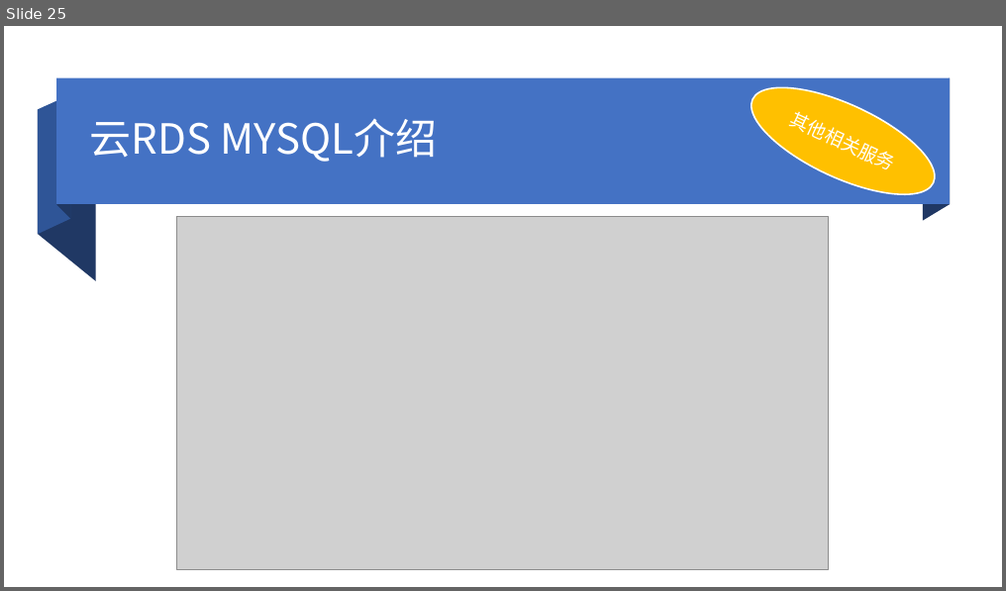
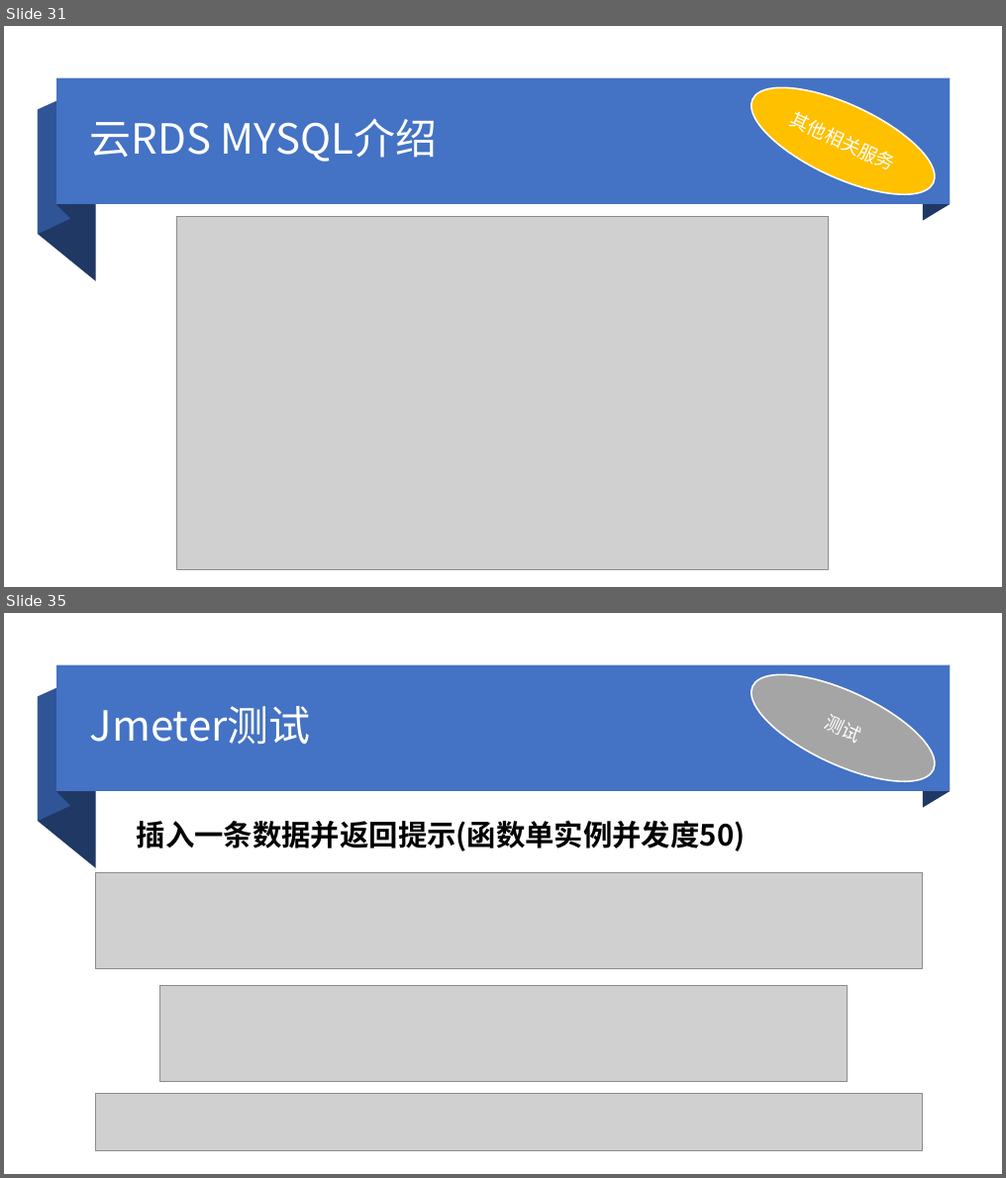
Before and after one commit to wangqisong/fc, a slide deck: doc/阿里云函数计算.pptx. Shown one above the other, each under a label of ours: slide 25 before the commit, slides 31 and 35 after it; the slides between them are not shown. The pictures are 1006x591 and 1006x1178 pixels, drawn with LibreOffice and Linux fonts; fonts in the diff are those of the drawing; grey boxes stand for pictures. Boxes give left, top, right and bottom in pixels: in the first picture for what was removed or moved away, otherwise in the second. Text is boxed around its words. In the diff, an @@ line names an element or a change of style, - is before the commit and + after.

```diff
--- a/doc/阿里云函数计算.pptx
+++ b/doc/阿里云函数计算.pptx
@@ slide 35 added at box(4, 613, 1002, 1174), background #FFFFFF @@
@@ rectangle added at box(56, 665, 949, 792), fill #4472C4 @@
@@ freeform shape added at box(57, 665, 70, 805), fill #203864 @@
@@ ellipse added at box(738, 654, 949, 803), fill #A5A5A5, outline #FFFFFF 1.5 pt, 18 pt, text #FFFFFF @@
+测试
@@ freeform shape added at box(923, 665, 949, 808), fill #203864 @@
@@ freeform shape added at box(38, 697, 96, 868), fill #203864 @@
@@ freeform shape added at box(38, 682, 70, 822), fill #2F5597 @@
@@ title added at box(90, 706, 311, 744), 40 pt, text #FFFFFF @@
+Jmeter测试
@@ text added at box(137, 820, 746, 852), 28 pt, text #000000, bold @@
+插入一条数据并返回提示(函数单实例并发度50)
@@ picture added at box(95, 872, 923, 968) @@
@@ picture added at box(159, 986, 846, 1081) @@
@@ picture added at box(95, 1093, 923, 1152) @@
@@ what was slide 25 is now slide 31 @@
```
Also in this commit, not shown: 7 slides changed, 9 other slides added.
